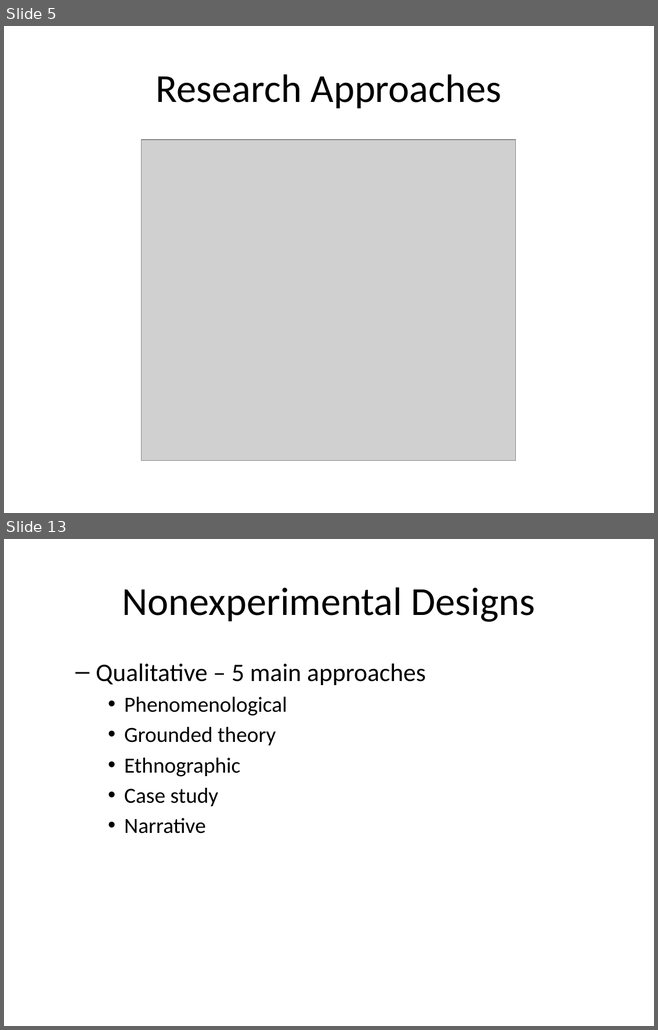
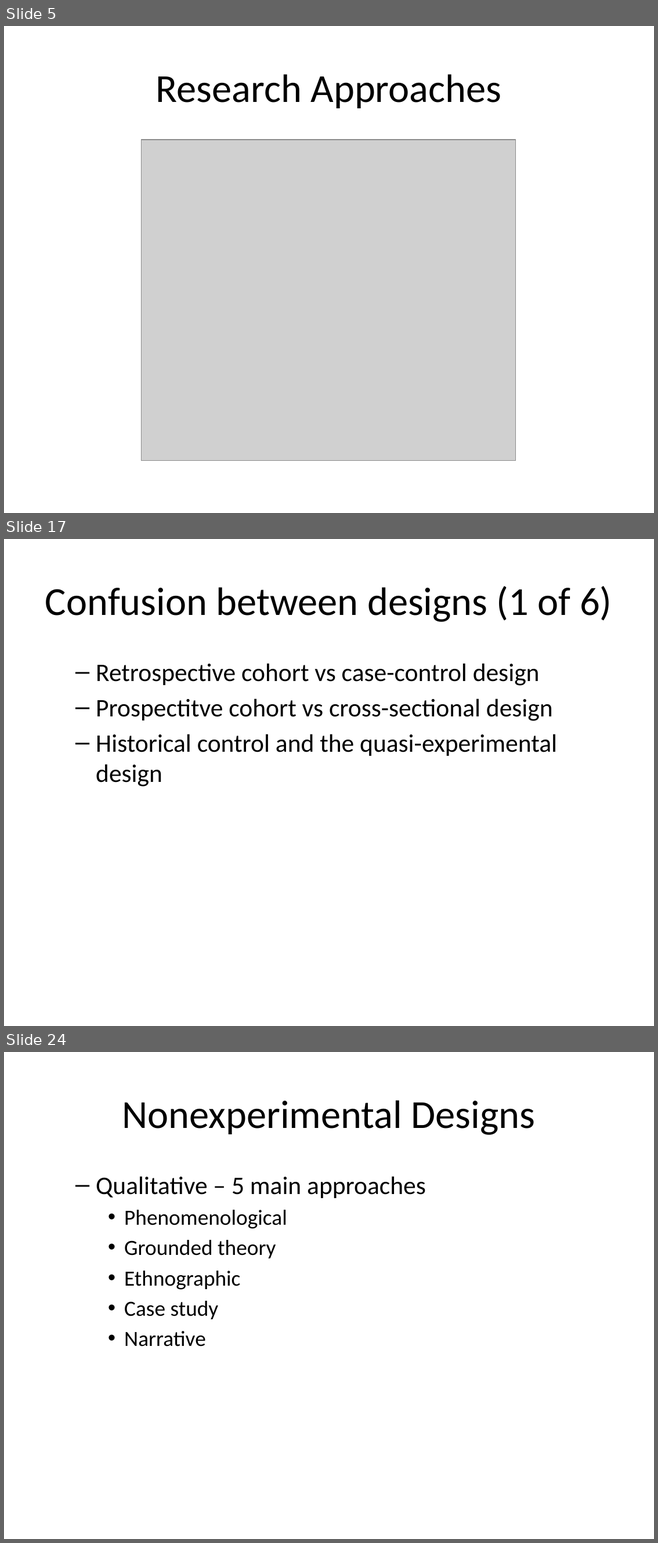
Before and after one commit to classes-medb/5510, a slide deck: src/video-06-non-experimental-studies.pptx. Shown one above the other, each under a label of ours: slides 5 and 13 before the commit, slides 5, 17 and 24 after it; the slides between them are not shown. The pictures are 658x1030 and 658x1543 pixels, drawn with LibreOffice and Linux fonts; fonts in the diff are those of the drawing; grey boxes stand for pictures. Boxes give left, top, right and bottom in pixels: in the first picture for what was removed or moved away, otherwise in the second. Text is boxed around its words. In the diff, an @@ line names an element or a change of style, - is before the commit and + after.

```diff
--- a/src/video-06-non-experimental-studies.pptx
+++ b/src/video-06-non-experimental-studies.pptx
@@ slide 17 added at <box>4,539,654,1026</box>, background #FFFFFF @@
@@ title added at <box>45,586,611,622</box>, 44 pt, text #000000 @@
+Confusion between designs (1 of 6)
@@ text added at <box>96,663,557,787</box>, 28 pt, text #000000 @@
+  – Retrospective cohort vs case-control design
+  – Prospectitve cohort vs cross-sectional design
+  – Historical control and the quasi-experimental design
@@ what was slide 13 is now slide 24 @@
```
Also in this commit, not shown: 20 other slides added, 3 slides removed, 7 other files.
